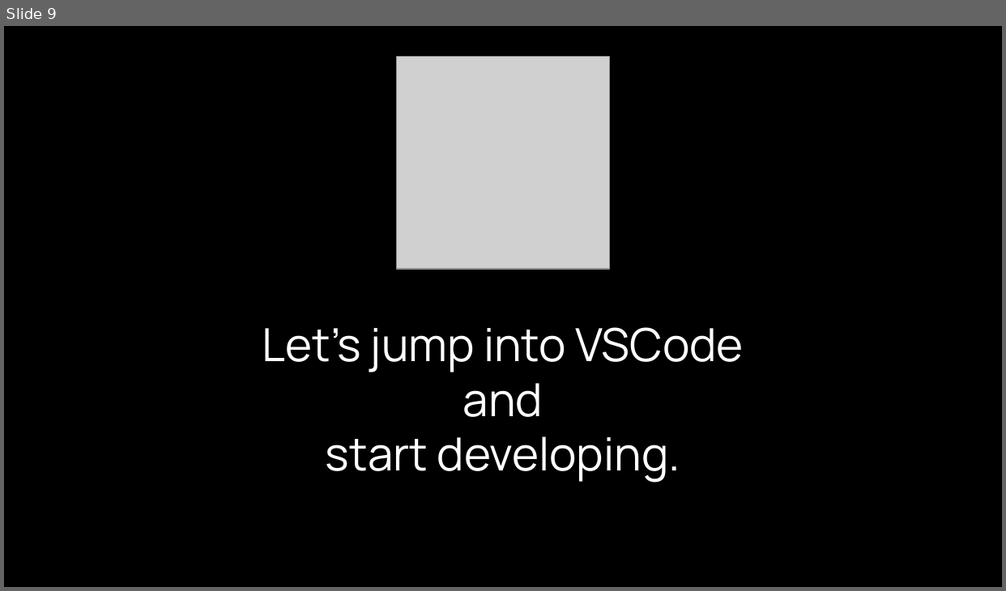
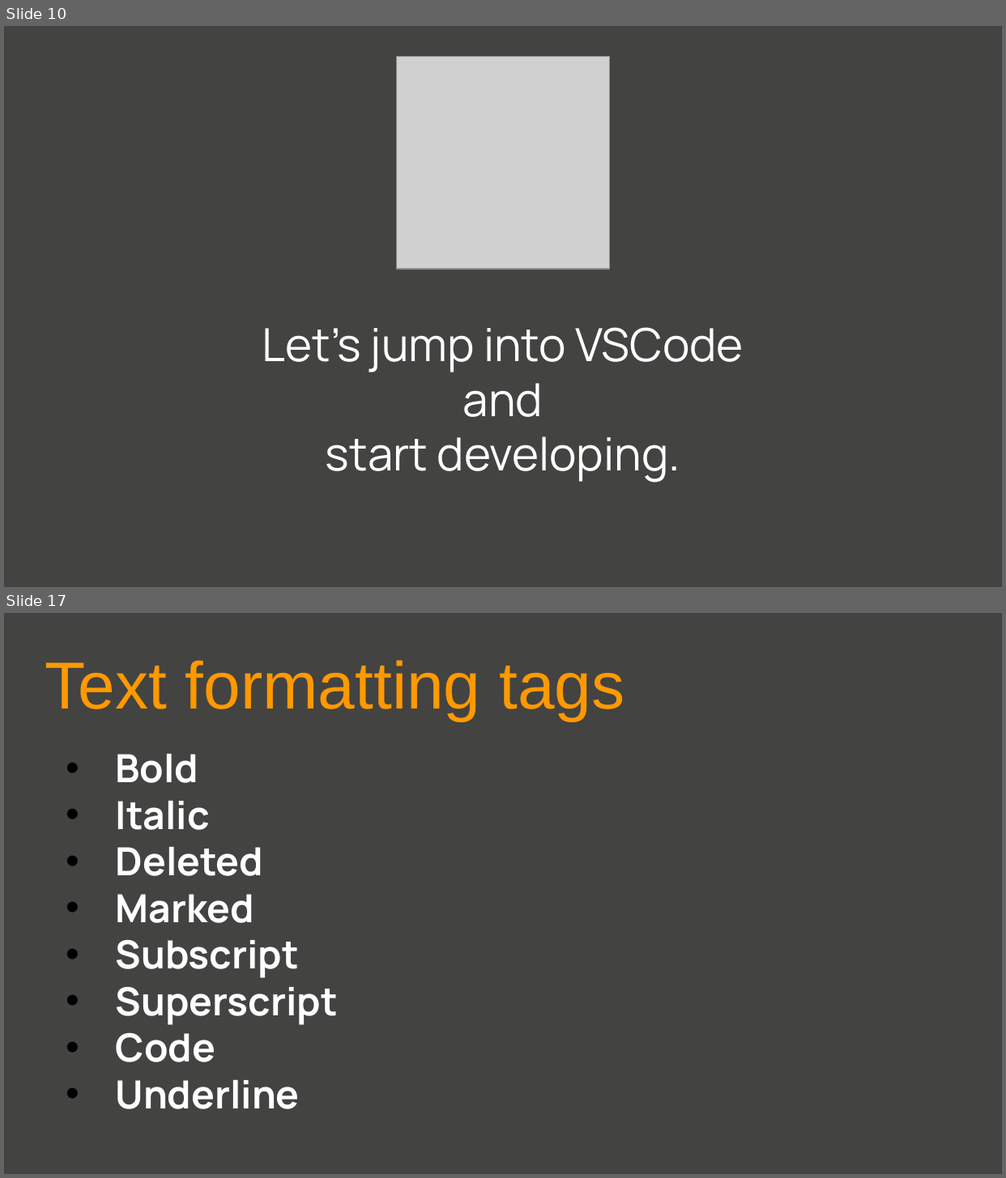
Before and after one commit to GaganSharmaGitHub/GirlScript-Education-Outreach-2-WebDev, a slide deck: Day1/WEBDEVwithGaganDay1.pptx. Shown one above the other, each under a label of ours: slide 9 before the commit, slides 10 and 17 after it; the slides between them are not shown. The pictures are 1006x591 and 1006x1178 pixels, drawn with LibreOffice and Linux fonts; fonts in the diff are those of the drawing; grey boxes stand for pictures. Boxes give left, top, right and bottom in pixels: in the first picture for what was removed or moved away, otherwise in the second. Text is boxed around its words. In the diff, an @@ line names an element or a change of style, - is before the commit and + after.

```diff
--- a/Day1/WEBDEVwithGaganDay1.pptx
+++ b/Day1/WEBDEVwithGaganDay1.pptx
@@ slide 17 added at <box>4,613,1002,1174</box>, background #434342 @@
@@ text added at <box>44,660,624,721</box>, 48 pt, text #FF9900 @@
+Text formatting tags
@@ text added at <box>116,754,338,1110</box>, 28 pt, text #FFFFFF, bold @@
+• Bold
+• Italic
+• Deleted
+• Marked
+• Subscript
+• Superscript
+• Code
+• Underline
@@ what was slide 9 is now slide 10 @@
@@ slide 10 changed as well @@
@@ background #000000 to #434342 @@
```
Also in this commit, not shown: 7 other slides changed, 36 other slides added, 2 other files.
